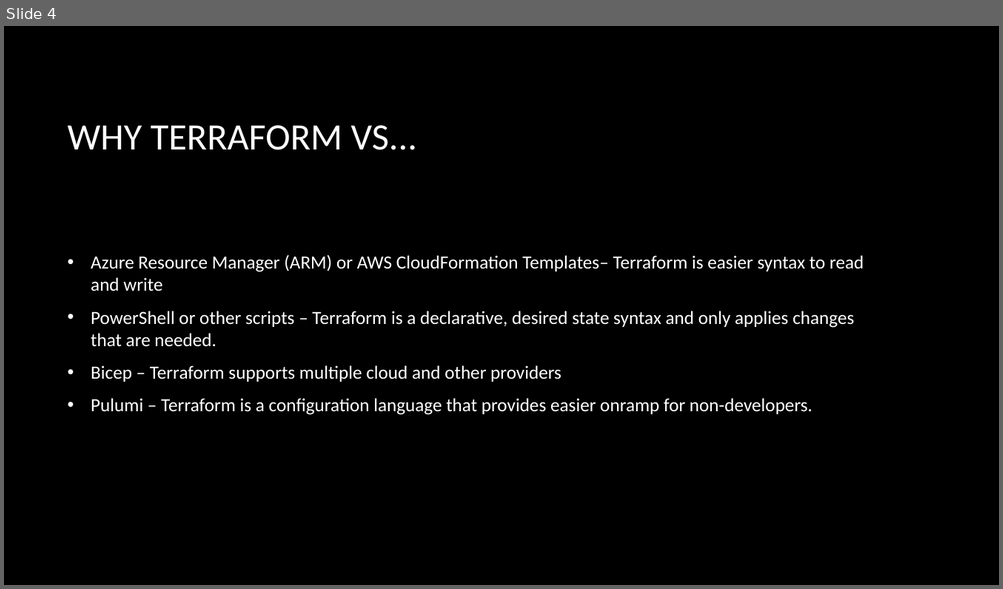
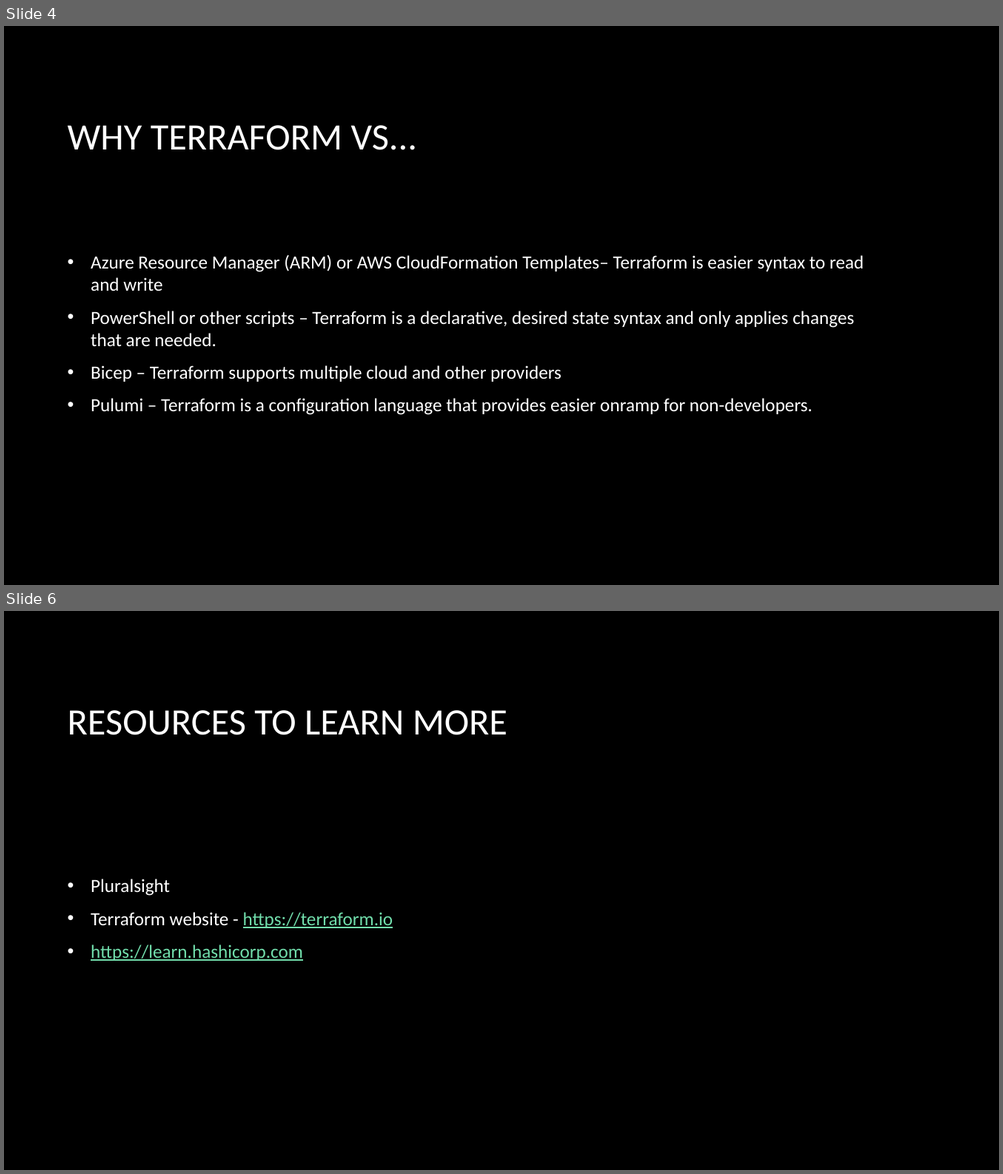
Before and after one commit to jacobladams/introduction-to-terraform, a slide deck: Introduction to Terraform.pptx. Shown one above the other, each under a label of ours: slide 4 before the commit, slides 4 and 6 after it; the slides between them are not shown. The pictures are 1003x589 and 1003x1174 pixels, drawn with LibreOffice and Linux fonts; fonts in the diff are those of the drawing; background and template pictures are left out. Boxes give left, top, right and bottom in pixels: in the first picture for what was removed or moved away, otherwise in the second. Text is boxed around its words. In the diff, an @@ line names an element or a change of style, - is before the commit and + after.

```diff
--- a/Introduction to Terraform.pptx
+++ b/Introduction to Terraform.pptx
@@ slide 6 added at bbox=[4, 611, 999, 1170], background picture (left out) @@
@@ title added at bbox=[68, 710, 507, 735], 36 pt, text #FFFFFF @@
+RESOURCES TO LEARN MORE
@@ text added at bbox=[91, 879, 393, 961], 18 pt, text #71DDAB, underline @@
+• Pluralsight
+• Terraform website - https://terraform.io
+• https://learn.hashicorp.com
```
Also in this commit, not shown: 1 slide changed, 1 other slide added, 1 slide removed, 16 other files.
